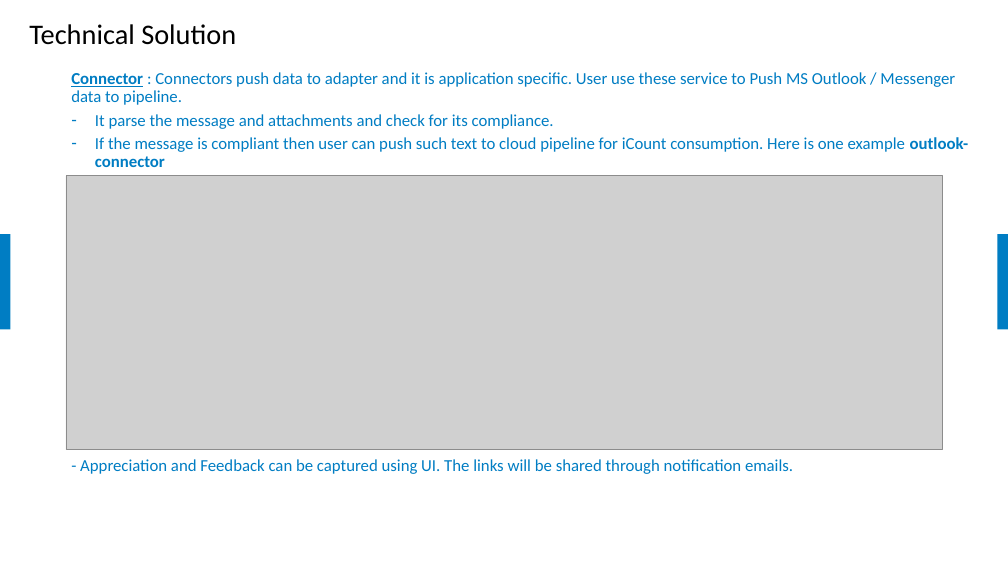
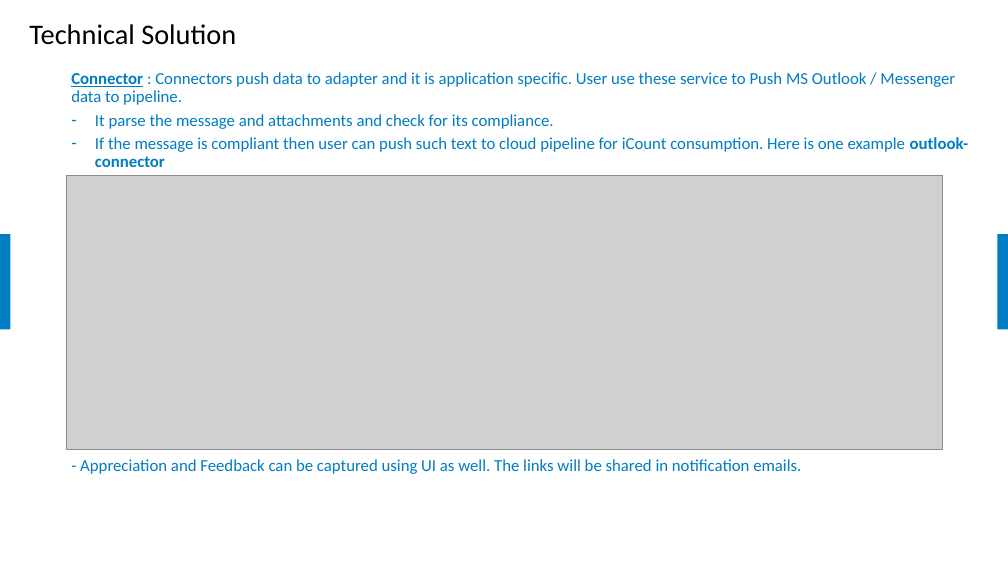
Before and after one commit to samratbasu2019/iSoreDesignArtifacts, a slide deck: slide 9 of iSolve-iCount-Hackathon_Solution.pptx. Drawn at 1008x567 pixels with LibreOffice and Linux fonts; fonts in the diff are those of the drawing; grey boxes stand for pictures; background and template pictures are left out. Boxes give left, top, right and bottom in pixels: in the first picture for what was removed or moved away, otherwise in the second. Text is boxed around its words. In the diff, an @@ line names an element or a change of style, - is before the commit and + after.

```diff
--- a/iSolve-iCount-Hackathon_Solution.pptx
+++ b/iSolve-iCount-Hackathon_Solution.pptx
@@ text at [80, 459, 801, 474]: text changed @@
-  - Appreciation and Feedback can be captured using UI. The links will be shared through notification emails.
+  - Appreciation and Feedback can be captured using UI as well. The links will be shared in notification emails.
```
Also in this commit, not shown: 6 other slides changed, 2 slides added.
